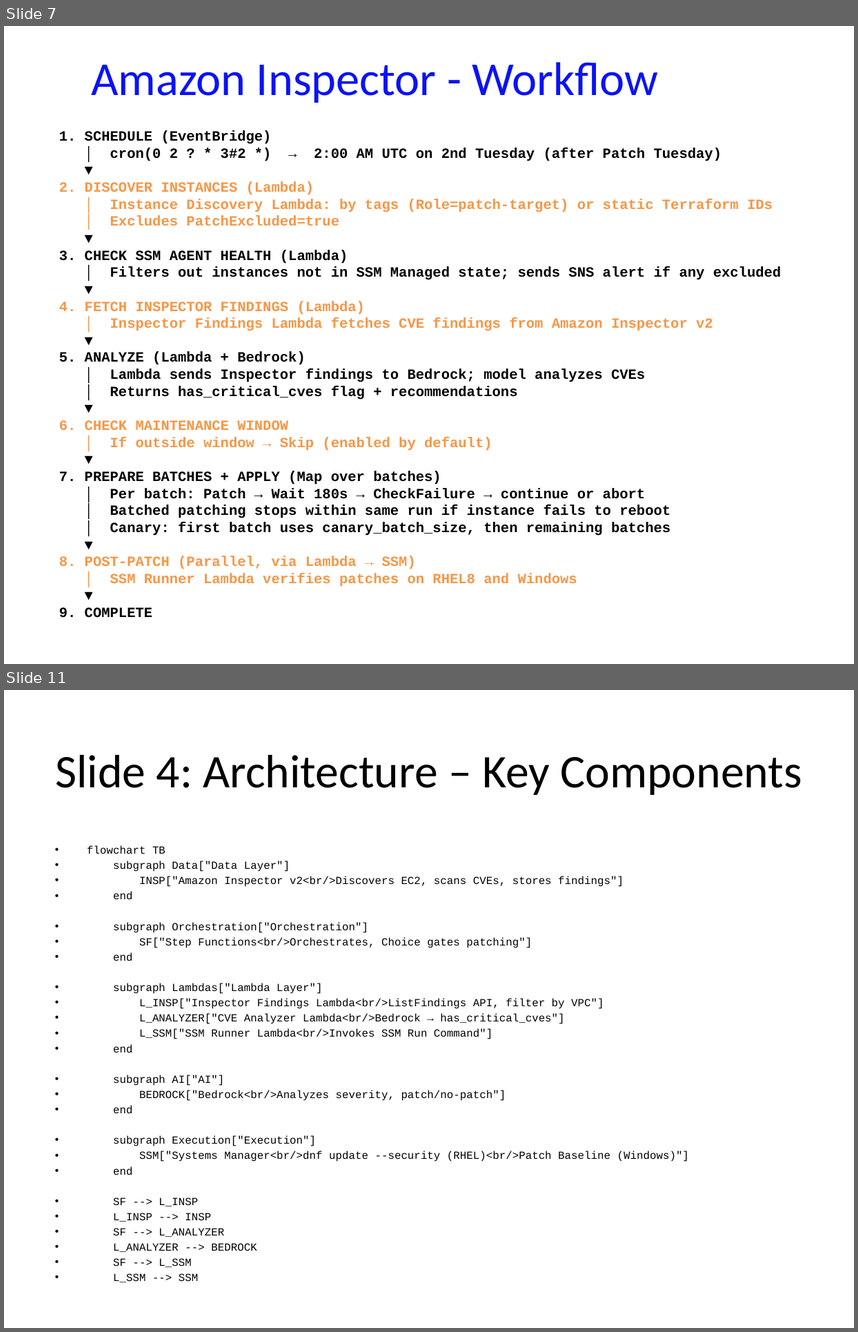
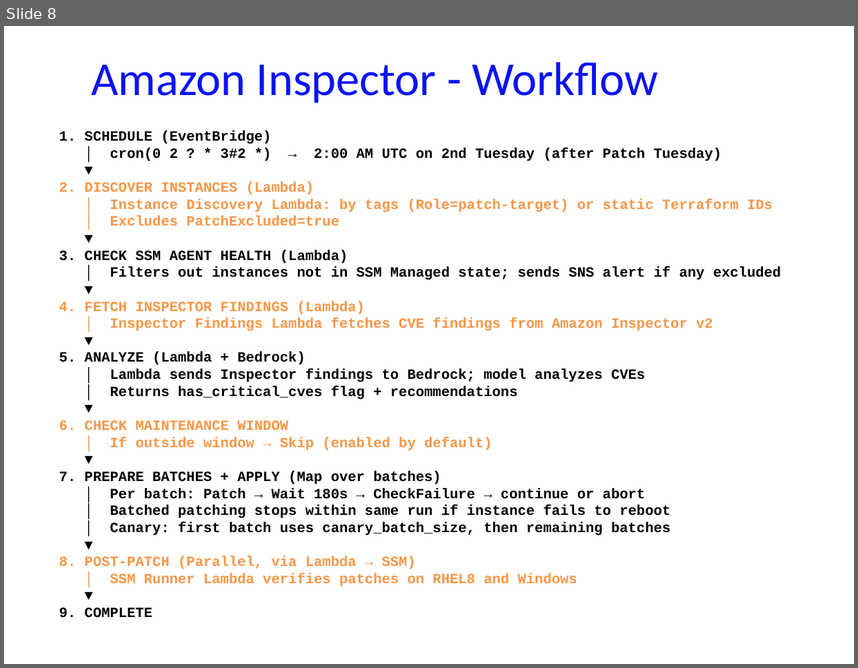
Before and after one commit to ckbitra/aiops-r8, a slide deck: docs/aiops_r8_presentation.pptx. Shown one above the other, each under a label of ours: slides 7 and 11 before the commit, slide 8 after it; the slides between them are not shown. The pictures are 858x1332 and 858x668 pixels, drawn with LibreOffice and Linux fonts; fonts in the diff are those of the drawing. Boxes give left, top, right and bottom in pixels: in the first picture for what was removed or moved away, otherwise in the second. Text is boxed around its words. In the diff, an @@ line names an element or a change of style, - is before the commit and + after.

```diff
--- a/docs/aiops_r8_presentation.pptx
+++ b/docs/aiops_r8_presentation.pptx
@@ slide 11 removed at [4,690,854,1328], background #FFFFFF @@
@@ title removed at [55,755,802,795] @@
-Slide 4: Architecture – Key Components
@@ text removed at [87,845,689,1267] @@
-• flowchart TB
-• subgraph Data["Data Layer"]
-• INSP["Amazon Inspector v2<br/>Discovers EC2, scans CVEs, stores findings"]
-• end
-• subgraph Orchestration["Orchestration"]
-• SF["Step Functions<br/>Orchestrates, Choice gates patching"]
-• end
-• subgraph Lambdas["Lambda Layer"]
-• L_INSP["Inspector Findings Lambda<br/>ListFindings API, filter by VPC"]
-• L_ANALYZER["CVE Analyzer Lambda<br/>Bedrock → has_critical_cves"]
-• L_SSM["SSM Runner Lambda<br/>Invokes SSM Run Command"]
-• end
-• subgraph AI["AI"]
-• BEDROCK["Bedrock<br/>Analyzes severity, patch/no-patch"]
-• end
-• subgraph Execution["Execution"]
-• SSM["Systems Manager<br/>dnf update --security (RHEL)<br/>Patch Baseline (Windows)"]
-• end
-• SF --> L_INSP
-• L_INSP --> INSP
-• SF --> L_ANALYZER
-• L_ANALYZER --> BEDROCK
-• SF --> L_SSM
-• L_SSM --> SSM
@@ what was slide 7 is now slide 8 @@
```
Also in this commit, not shown: 1 slide changed, 7 slides added, 3 other slides removed, 4 other files.
